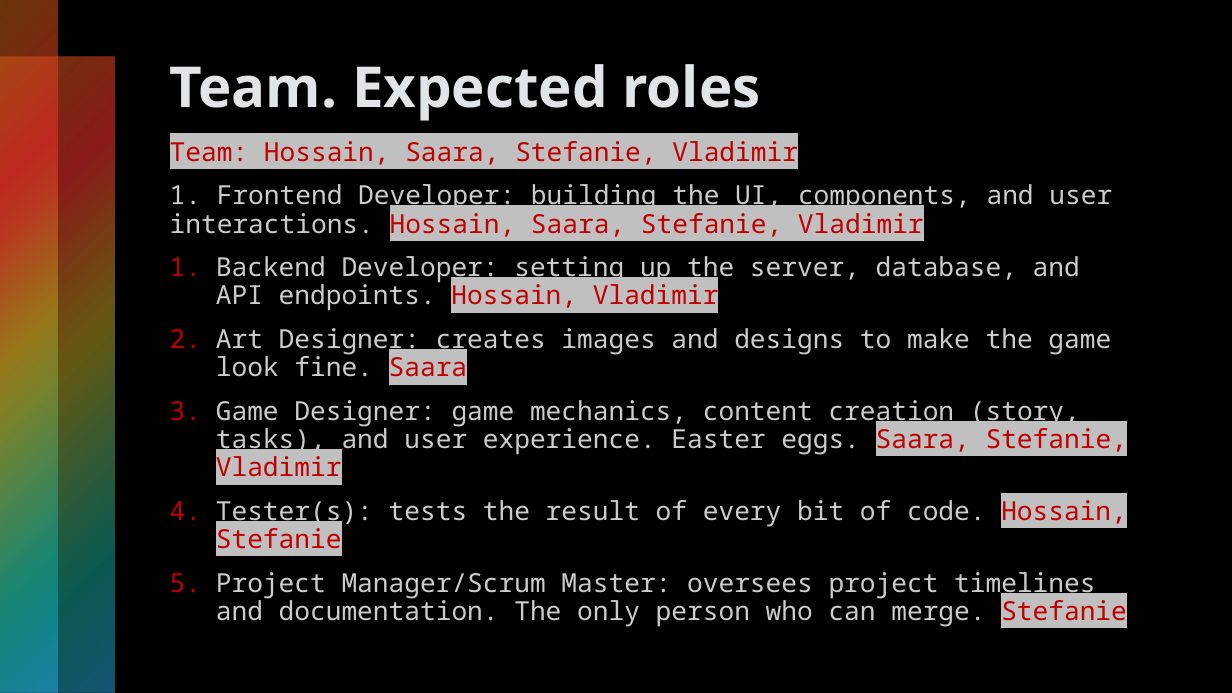
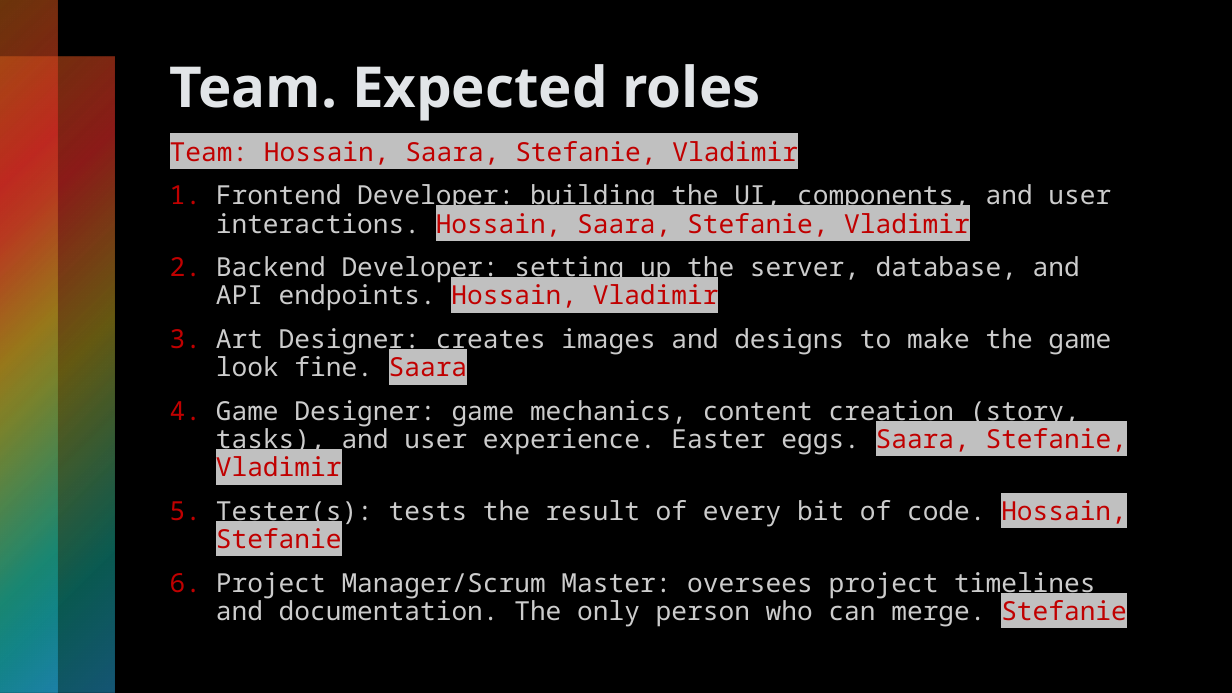
Before and after one commit to stabjana/team2, a slide deck: slide 3 of project_design/Project_presentation_v1.pptx. Drawn at 1232x693 pixels with LibreOffice and Linux fonts; fonts in the diff are those of the drawing. Boxes give left, top, right and bottom in pixels: in the first picture for what was removed or moved away, otherwise in the second. Text is boxed around its words. In the diff, an @@ line names an element or a change of style, - is before the commit and + after.

Commit message:
docs: fix some typos and other thing in the presentation

```diff
--- a/project_design/Project_presentation_v1.pptx
+++ b/project_design/Project_presentation_v1.pptx
@@ text at (x1=216, y1=184, x2=1111, y2=237): text changed @@
-1. Frontend Developer: building the UI, components, and user interactions. Hossain, Saara, Stefanie, Vladimir
+1. Frontend Developer: building the UI, components, and user interactions. Hossain, Saara, Stefanie, Vladimir
```
Also in this commit, not shown: 2 other slides changed, 1 other file.
